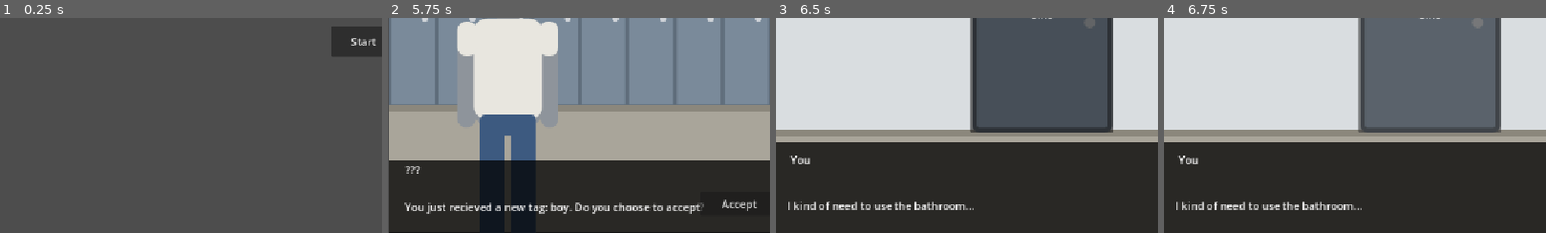
Above: before the commit, frames 1-4 (left to right).
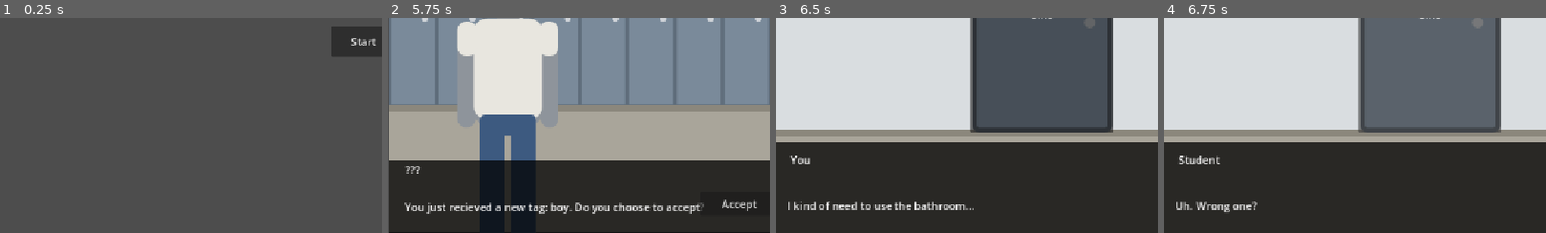
Above: after the commit, the same moments.

Repository: Samsong1018/philosophy
Game: Godot game, scene res://Scenes/main_screen.tscn
Same seed, same stepped clock (60 frames per second), same inputs: the game is played once before the commit and once after it.
Inputs:
- Up to frame 1 (0.25 s): no input
- Up to frame 2 (5.75 s): click "Start" at 0.5 s; tap Enter (ui_accept) at 1.25, 1.35, 1.52, 1.82, 2.75, 2.85, 3.02, 3.32, 4.25, 4.35 s; click "Jeans/Tshirt" at 2 s; click "> Yeah." at 3.5 s; click "Yes" at 5 s
- Up to frame 3 (6.5 s): click "Rework" at 5.75 s
- Up to frame 4 (6.75 s): click "Girls" at 6.5 s
The pictures show only the part of the screen within x 0-50%, y 50-100%; the shares and areas given below are measured in that part.

Frames 1-3 are identical in both runs. In frame 4, 1.3% of the frame differs, in the area x 3-52%, y 64-91%.
Error before the commit: Invalid access to property or key 'gender' on a base object of type 'Dictionary'. (res://Scripts/scene_three.gd:10)
Error after the commit: Invalid access to property or key 'tags' on a base object of type 'Node (you.gd)'. (res://Scripts/scene_three.gd:37)

Commit message:
Scene three start god_one

Diff:
--- /dev/null
+++ b/Assets/char_student_sink_boy.svg
@@ -0,0 +1,18 @@
+<svg xmlns="http://www.w3.org/2000/svg" viewBox="0 0 200 420" width="200" height="420">
+<g fill="#b9bdc3">
+<rect x="86" y="92" width="28" height="22" rx="8"/>
+<rect x="58" y="108" width="84" height="132" rx="18"/>
+<rect x="38" y="112" width="22" height="130" rx="11"/>
+<rect x="140" y="112" width="22" height="130" rx="11"/>
+<rect x="66" y="228" width="30" height="172" rx="13"/>
+<rect x="104" y="228" width="30" height="172" rx="13"/>
+<ellipse cx="100" cy="62" rx="32" ry="38"/>
+</g><rect x="58" y="108" width="84" height="124" rx="16" fill="#4f7fa8"/>
+<rect x="38" y="112" width="24" height="70" rx="11" fill="#4f7fa8"/>
+<rect x="138" y="112" width="24" height="70" rx="11" fill="#4f7fa8"/>
+<rect x="66" y="226" width="30" height="170" rx="13" fill="#3a3f4a"/>
+<rect x="104" y="226" width="30" height="170" rx="13" fill="#3a3f4a"/>
+<rect x="66" y="226" width="68" height="26" rx="6" fill="#3a3f4a"/><path d="M67 56 Q64 22 100 21 Q136 22 133 56 Q128 40 110 37 Q88 36 76 45 Q70 49 67 56 Z" fill="#4a3b32"/><circle cx="88" cy="60" r="3.5" fill="#2b2d33"/>
+<circle cx="112" cy="60" r="3.5" fill="#2b2d33"/>
+<path d="M90 76 Q100 82 110 76" stroke="#2b2d33" stroke-width="2.5" fill="none" stroke-linecap="round"/>
+</svg>
--- /dev/null
+++ b/Assets/char_student_sink_boy_blank.svg
@@ -0,0 +1,16 @@
+<svg xmlns="http://www.w3.org/2000/svg" viewBox="0 0 200 420" width="200" height="420">
+<g fill="#b9bdc3">
+<rect x="86" y="92" width="28" height="22" rx="8"/>
+<rect x="58" y="108" width="84" height="132" rx="18"/>
+<rect x="38" y="112" width="22" height="130" rx="11"/>
+<rect x="140" y="112" width="22" height="130" rx="11"/>
+<rect x="66" y="228" width="30" height="172" rx="13"/>
+<rect x="104" y="228" width="30" height="172" rx="13"/>
+<ellipse cx="100" cy="62" rx="32" ry="38"/>
+</g><rect x="58" y="108" width="84" height="124" rx="16" fill="#4f7fa8"/>
+<rect x="38" y="112" width="24" height="70" rx="11" fill="#4f7fa8"/>
+<rect x="138" y="112" width="24" height="70" rx="11" fill="#4f7fa8"/>
+<rect x="66" y="226" width="30" height="170" rx="13" fill="#3a3f4a"/>
+<rect x="104" y="226" width="30" height="170" rx="13" fill="#3a3f4a"/>
+<rect x="66" y="226" width="68" height="26" rx="6" fill="#3a3f4a"/><path d="M67 56 Q64 22 100 21 Q136 22 133 56 Q128 40 110 37 Q88 36 76 45 Q70 49 67 56 Z" fill="#4a3b32"/><ellipse cx="100" cy="64" rx="22" ry="27" fill="#d3d6db"/>
+</svg>
--- /dev/null
+++ b/Scenes/god_one.tscn
@@ -0,0 +1,3 @@
+[gd_scene format=3 uid="uid://c1x2ac76wpt6p"]
+
+[node name="god_one" type="Node2D" unique_id=1075437892]
--- a/Scenes/scene_three.tscn
+++ b/Scenes/scene_three.tscn
@@ -2,6 +2,8 @@
 
 [ext_resource type="Texture2D" uid="uid://0vdhjpmn2jpj" path="res://Assets/bg_bathroom_hall.svg" id="1_31ute"]
 [ext_resource type="Script" uid="uid://b87nwty5njk0h" path="res://Scripts/scene_three.gd" id="1_th6ih"]
+[ext_resource type="Texture2D" uid="uid://c2pp68243viyu" path="res://Assets/char_student_sink.svg" id="3_4u6rw"]
+[ext_resource type="Texture2D" uid="uid://5xlmq3xhtxjy" path="res://Assets/char_student_sink_boy.svg" id="4_214nb"]
 
 [node name="scene_three" type="Node2D" unique_id=1924177092]
 script = ExtResource("1_th6ih")
@@ -52,5 +54,17 @@
 offset_bottom = 500.0
 text = "Boys"
 
+[node name="studentGirl" type="Sprite2D" parent="." unique_id=1339602289]
+visible = false
+position = Vector2(360, 348)
+scale = Vector2(0.7, 0.7)
+texture = ExtResource("3_4u6rw")
+
+[node name="studentBoy" type="Sprite2D" parent="." unique_id=1380648074]
+visible = false
+position = Vector2(796, 350)
+scale = Vector2(0.7, 0.7)
+texture = ExtResource("4_214nb")
+
 [connection signal="pressed" from="Options/Girls" to="." method="_on_girls_pressed"]
 [connection signal="pressed" from="Options/Boys" to="." method="_on_boys_pressed"]
--- a/Scripts/scene_three.gd
+++ b/Scripts/scene_three.gd
@@ -1,23 +1,76 @@
 extends Node2D
 
 var phase = 1
+var patha = 2
 
 func next():
 	if phase != 1:
 		phase += 1
+		if phase == 5 && patha == 1:
+			$TextBox/Speaker.text = "Other Student"
+			if player.state.reads.gender <= -1:
+				$TextBox/Text.text = "(To another student) Hey is she in your chem class?"
+			else:
+				$TextBox/Text.text = "(To another student) Hey is he in your chem class?"
+		elif phase == 5 && patha == 0:
+			get_tree().change_scene_to_file("res://Scenes/god_one.tscn")
+		if phase >= 7:
+			get_tree().change_scene_to_file("res://Scenes/god_one.tscn")
 
 func _ready() -> void:
-	if player.state.gender >= 2:
+	if player.state.reads.gender >= 2:
 		$Background.texture = load("res://Assets/bg_bathroom_hall_open_boys.svg")
-	elif player.state.gender <= -2:
+		$studentBoy.visible = true
+	elif player.state.reads.gender <= -2:
 		$Background.texture = load("res://Assets/bg_bathroom_hall_open_girls.svg")
+		$studentGirl.visible = true
 
 func _on_girls_pressed() -> void:
-	phase += 1
+	if player.state["reads"]["gender"] >= 1:
+		$TextBox/Speaker.text = "Student"
+		$TextBox/Text.text = "Uh. Wrong one?"
+		# opposite read
+		patha = 0
+		player.state["reads"]["gender"] -= 2
+		player.state["reads"]["belong"] -= 1
+		player.state["friction"] += 2
+		if "boy" in player.tags or "girl" in player.tags:
+			player.tags.pop()
+			player.tags.append("??")
+	elif player.state["reads"]["gender"] <= -1:
+		# leading read
+		player.state["reads"]["gender"] -= 1
+		player.state["reads"]["belong"] += 1
+		$TextBox/Speaker.text = "Narrator"
+		$TextBox/Text.text = "Nothing happens. That is how you know it went right"
+		patha = 1
+		if not "girl" in player.tags:
+			player.state.tags.append("girl")
+	phase += 2
 	next()
 
 func _on_boys_pressed() -> void:
-	phase += 1
+	if player.state["reads"]["gender"] <= -1:
+		$TextBox/Speaker.text = "Student"
+		$TextBox/Text.text = "Uh. Wrong one?"
+		# opposite read
+		patha = 0
+		player.state["reads"]["gender"] += 2
+		player.state["reads"]["belong"] -= 1
+		player.state["friction"] += 2
+		if "boy" in player.tags or "girl" in player.tags:
+			player.tags.pop()
+			player.tags.append("??")
+	elif player.state["reads"]["gender"] >= 1:
+		# leading read
+		player.state["reads"]["gender"] += 1
+		player.state["reads"]["belong"] += 1
+		$TextBox/Speaker.text = "Narrator"
+		$TextBox/Text.text = "Nothing happens. That is how you know it went right"
+		patha = 1
+		if not "boy" in player.state["tags"]:
+			player.state.tags.append("boy")
+	phase += 2
 	next()
 
 func _process(delta: float) -> void:
Not shown, added: Assets/char_student_sink_boy.svg.import
Not shown, added: Assets/char_student_sink_boy_blank.svg.import
